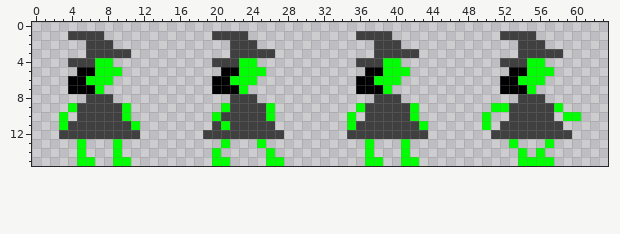
File history of a pixel-art sprite, Content/Creatures/Creature2.png. Above, as it was before the edit.
The file is 512x128 pixels, drawn in blocks of 8x8; one block is one cell here. The old version is drawn lined up with the new one.
New version:
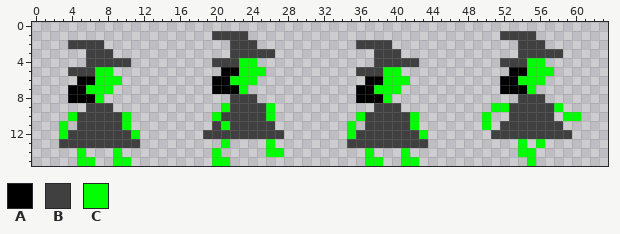
Palette (. is transparent): A #000000  B #404040  C #00ff00
The exact change:
drawings rearranged on the sheet (the old picture shows each at its new place)
@@ x 0..63 @@
  0 ................................................................
- 1 ....BBBB............BBBB............BBBB............BBBB........
- 2 ......BBB.............BBB.............BBB.............BBB.......
- 3 ......BBBBB...........BBBBB...........BBBBB...........BBBBB.....
- 4 ....BBBCC...........BBBCC...........BBBCC...........BBBCC.......
- 5 .....AACCC...........AACCC...........AACCC...........AACCC......
- 6 ....AACCC...........AACCC...........AACCC...........AACCC.......
- 7 ....AAAC............AAAC............AAAC............AAAC........
- 8 ......BBB.............BBB.............BBB.............BBB.......
- 9 ....CBBBBBC..........CBBBBC.........CBBBBBC........CCBBBBBC.....
-10 ...C.BBBBBC.........CBBBBBC........C.BBBBBC.......C..BBBBB.CC...
-11 ...CBBBBBBBC........BCBBBBB........CBBBBBBBC......C.BBBBBBB.....
-12 ...BBBBBBBBB.......BBBBBBBBB.......BBBBBBBBB.......BBBBBBBBB....
-13 .....C...C...........C...C...........C...C...........C...C......
-14 .....C...C..........C.....C..........C...C............C.C.......
-15 .....CC..CC.........CC....CC.........CC..CC...........CCCC......
+ 1 ....................BBBB............................BBBB........
+ 2 ....BBBB..............BBB...........BBBB..............BBB.......
+ 3 ......BBB.............BBBBB...........BBB.............BBBBB.....
+ 4 ......BBBBB.........BBBCC.............BBBBB.........BBBCC.......
+ 5 ....BBBCC............AACCC..........BBBCC............AACCC......
+ 6 .....AACCC..........AACCC............AACCC..........AACCC.......
+ 7 ....AACCC...........AAAC............AACCC...........AAAC........
+ 8 ....AAAC..............BBB...........AAAC..............BBB.......
+ 9 ......BBB............CBBBBC...........BBB..........CCBBBBBC.....
+10 ....CBBBBBC.........CBBBBBC.........CBBBBBC.......C..BBBBB.CC...
+11 ...C.BBBBBC.........BCBBBBB........C.BBBBBC.......C.BBBBBBB.....
+12 ...CBBBBBBBC.......BBBBBBBBB.......CBBBBBBBC.......BBBBBBBBB....
+13 ...BBBBBBBBB.........C....C........BBBBBBBBB..........C.C.......
+14 .....C...C..........C.....CC.........C...C............CC........
+15 .....CC..CC.........CC...............CC..CC............C........
Changed places in both pictures, as pixel boxes (x1, y1, x2, y2):
changed: (59, 31, 140, 148)
changed: (347, 31, 428, 148)
changed: (257, 139, 284, 166)
changed: (509, 139, 554, 166)
